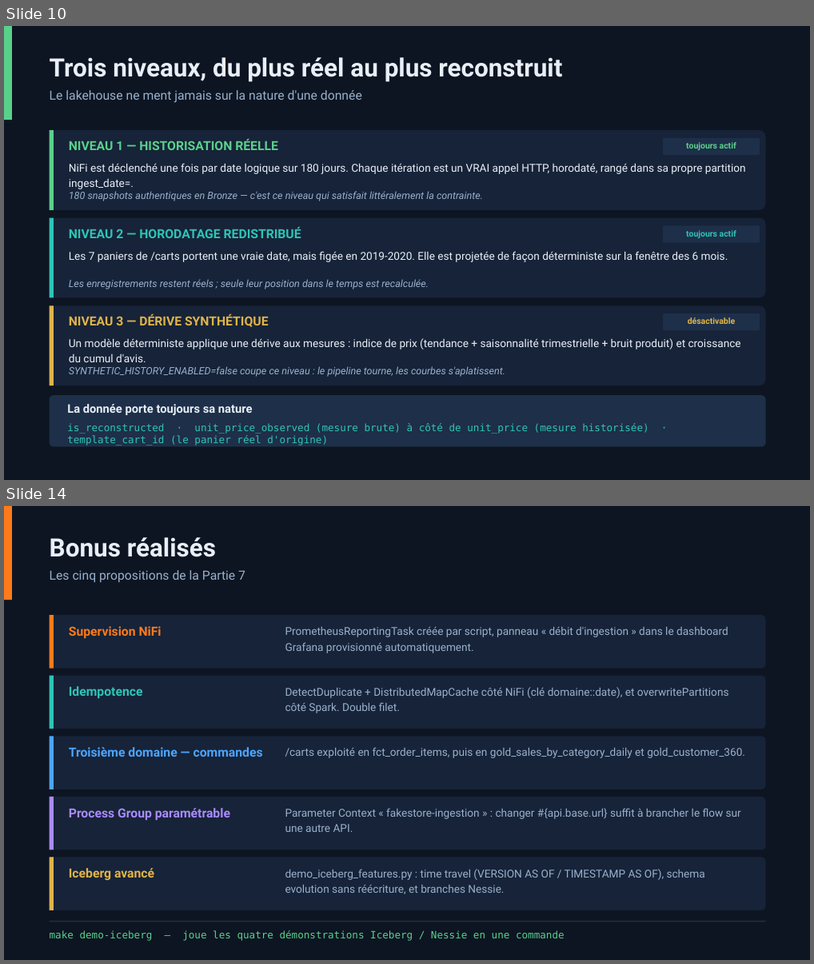
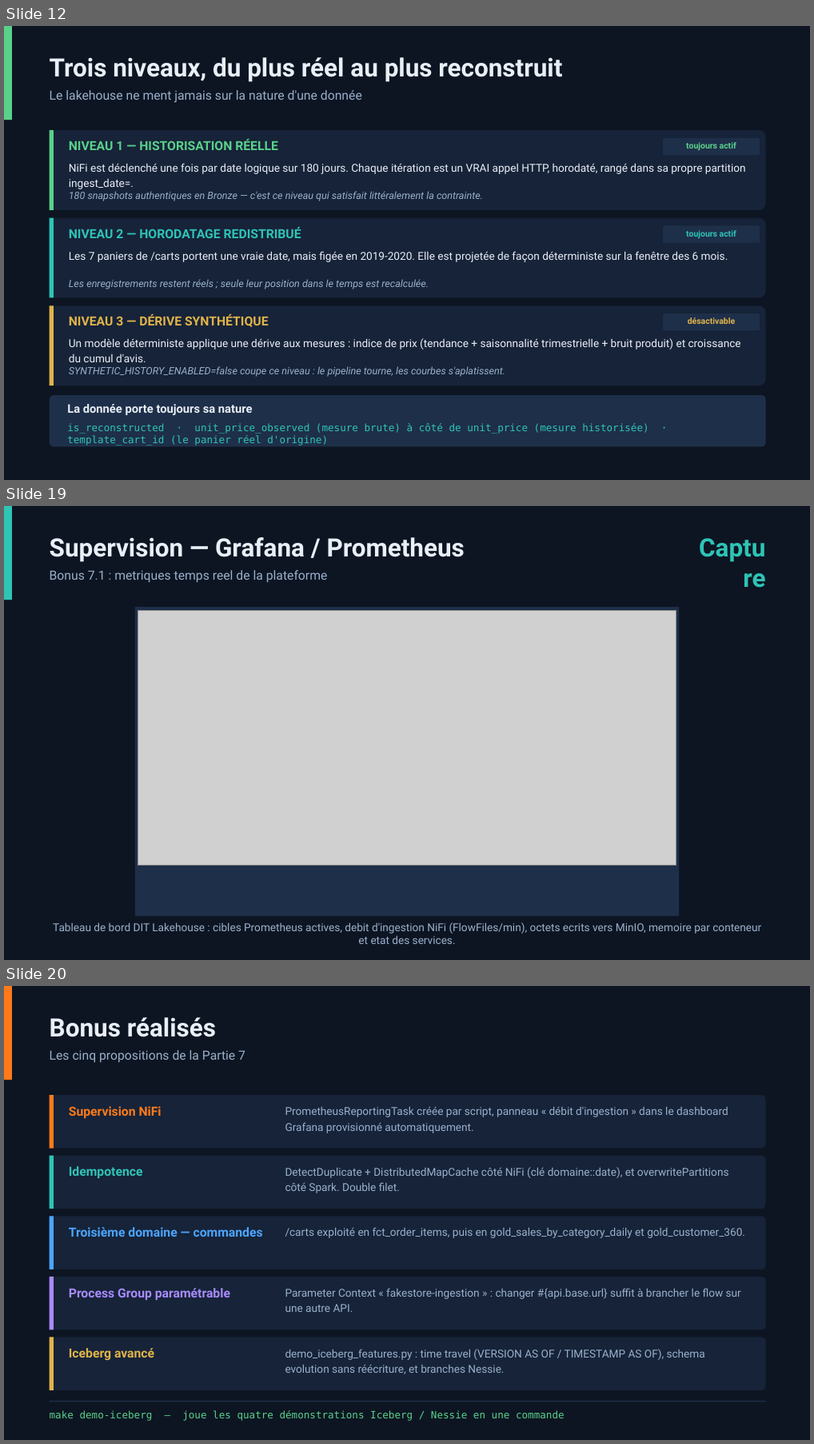
Before and after one commit to makabamegane-eng/dit-lakehouse-nifi-fakestore, a slide deck: slides/soutenance_lakehouse_nifi.pptx. Shown one above the other, each under a label of ours: slides 10 and 14 before the commit, slides 12, 19 and 20 after it; the slides between them are not shown. The pictures are 814x964 and 814x1444 pixels, drawn with LibreOffice and Linux fonts; fonts in the diff are those of the drawing; grey boxes stand for pictures. Boxes give left, top, right and bottom in pixels: in the first picture for what was removed or moved away, otherwise in the second. Text is boxed around its words. In the diff, an @@ line names an element or a change of style, - is before the commit and + after.

```diff
--- a/slides/soutenance_lakehouse_nifi.pptx
+++ b/slides/soutenance_lakehouse_nifi.pptx
@@ slide 19 added at (4, 506, 810, 960), background #0D1522 @@
@@ rectangle added at (4, 506, 12, 600), fill #2EC4B6 @@
@@ text added at (50, 537, 465, 562), 30 pt, text #E9EFF7, bold @@
+Supervision — Grafana / Prometheus
@@ text added at (694, 532, 766, 562), 30 pt, text #2EC4B6, bold @@
+Capture
@@ text added at (50, 570, 328, 582), 15 pt, text #9AB0CC @@
+Bonus 7.1 : metriques temps reel de la plateforme
@@ rectangle added at (135, 607, 680, 916), fill #1E2F49 @@
@@ picture added at (138, 610, 677, 864) @@
@@ text added at (53, 922, 762, 944), 13 pt, text #9AB0CC @@
+Tableau de bord DIT Lakehouse : cibles Prometheus actives, debit d'ingestion NiFi (FlowFiles/min), octets ecrits vers MinIO, memoire par conteneur et etat des services.
@@ what was slide 10 is now slide 12 @@
@@ what was slide 14 is now slide 20 @@
```
Also in this commit, not shown: 5 slides changed, 6 other slides added, 1 slide removed, 12 other files.
